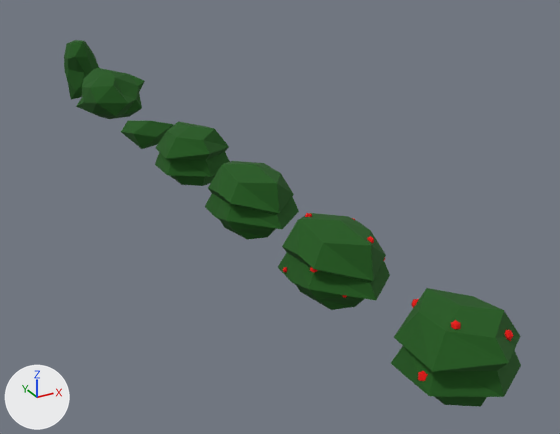
Two versions of the Blender file nature-pack/blend/bushes.blend, one commit apart.
The view is the same before and after, from a camera (50 mm lens) standing at (-4.2, -16.39, 4.2) and looking at (1.0, -6.94, -0.52). Lighting does not change. The marker at lower left points along +X, +Y and +Z.

The first picture shows 'bush-berries1', 'bush-berries2', 'bush1', 'bush2', 'bush3', 'bush4', 'bush5'.
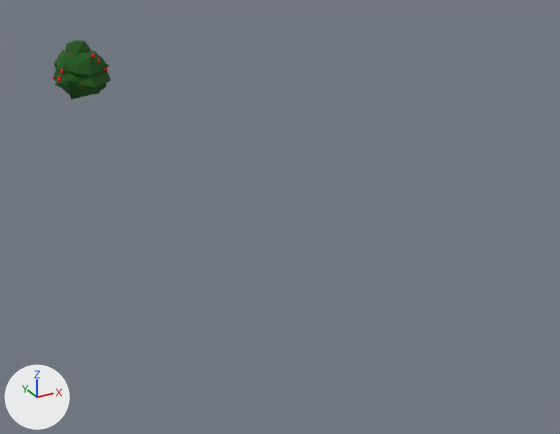
The newer file is also rescaled (x0.919) as a whole; pictures and numbers use the older file's frame.

Changed parts and their boxes (x1, y1, x2, y2) in the pictures (560 x 434 px):
'bush-berries1', deleted (green): before (391, 288, 521, 407)
'bush-berries2', deleted (green): before (278, 213, 390, 310)
'bush3', deleted (green): before (205, 161, 299, 240)
'bush1', deleted (green): before (155, 121, 230, 186)
'bush2', moved, rescaled: before (76, 68, 145, 119); after (55, 64, 109, 93)
'bush4', deleted (green): before (121, 121, 174, 149)
'bush_berries_2', added (green): after (52, 51, 110, 97)
'bush_3', added (green): after (54, 50, 111, 96)
'bush_berries_1', added: after (57, 50, 106, 94)
'bush_1', added: after (56, 52, 107, 92)
'bush5', unchanged, covered by the edit: before (64, 40, 99, 100); after (65, 40, 91, 100)

Patch to the scene script:
```diff
--- a/nature-pack/blend/bushes.blend.py
+++ b/nature-pack/blend/bushes.blend.py
@@ ob_bush2 @@
 ob_bush2 = bpy.data.objects.new('bush2', me_icosphere)
-ob_bush2.location = (0.0, -2.0, 0.0)
-ob_bush2.scale = (0.603, 0.603, 0.494)
+ob_bush2.location = (0.0, 0.0, 0.0)
+ob_bush2.scale = (0.525, 0.525, 0.43)
@@ ob_bush4 @@
-ob_bush4 = bpy.data.objects.new('bush4', me_icosphere_002)
@@ ob_bush1 @@
-ob_bush1 = bpy.data.objects.new('bush1', me_cylinder)
@@ ob_bush_berries2 @@
-ob_bush_berries2 = bpy.data.objects.new('bush-berries2', me_cylinder_001)
@@ ob_bush3 @@
-ob_bush3 = bpy.data.objects.new('bush3', me_cylinder_002)
@@ ob_bush_berries1 @@
-ob_bush_berries1 = bpy.data.objects.new('bush-berries1', me_cylinder_003)
@@ ob_bush_berries_2 @@
+ob_bush_berries_2 = bpy.data.objects.new('bush_berries_2', me_bush_berries_2)  # 314 vertices, 408 faces; spans x -1.35..1.4, y -1.41..1.42, z -0.24..2.17; in mat_darkgreen (dark green #1e5818), mat_red (red #e70a00)
+ob_bush_berries_2.location = (0.0, 0.0, 0.0)
+ob_bush_berries_2.rotation_euler = (0.0, 0.0, -3.142)  # degrees (0, 0, -180)
+ob_bush_berries_2.scale = (0.411, 0.531, 0.411)
@@ ob_bush_berries_1 @@
+ob_bush_berries_1 = bpy.data.objects.new('bush_berries_1', me_bush_berries_1)  # 206 vertices, 272 faces; spans x -1.35..1.31, y -1.38..1.39, z -0.15..2.09; in mat_darkgreen (dark green #1e5818), mat_red (red #e70a00)
+ob_bush_berries_1.location = (0.0, 0.0, 0.0)
+ob_bush_berries_1.scale = (0.411, 0.411, 0.411)
@@ ob_bush_3 @@
+ob_bush_3 = bpy.data.objects.new('bush_3', me_bush_3)  # 194 vertices, 384 faces; spans x -1.33..1.31, y -1.36..1.4, z -0.2..2.16; in mat_darkgreen (dark green #1e5818)
+ob_bush_3.location = (0.0, 0.0, 0.0)
+ob_bush_3.rotation_euler = (0.0, 0.0, -3.142)  # degrees (0, 0, -180)
+ob_bush_3.scale = (0.411, 0.531, 0.411)
@@ ob_bush_1 @@
+ob_bush_1 = bpy.data.objects.new('bush_1', me_bush_1)  # 146 vertices, 288 faces; spans x -1.27..1.3, y -1.4..1.37, z -0.12..2.08; in mat_darkgreen (dark green #1e5818)
+ob_bush_1.location = (0.0, 0.0, 0.0)
+ob_bush_1.scale = (0.411, 0.411, 0.411)
```
